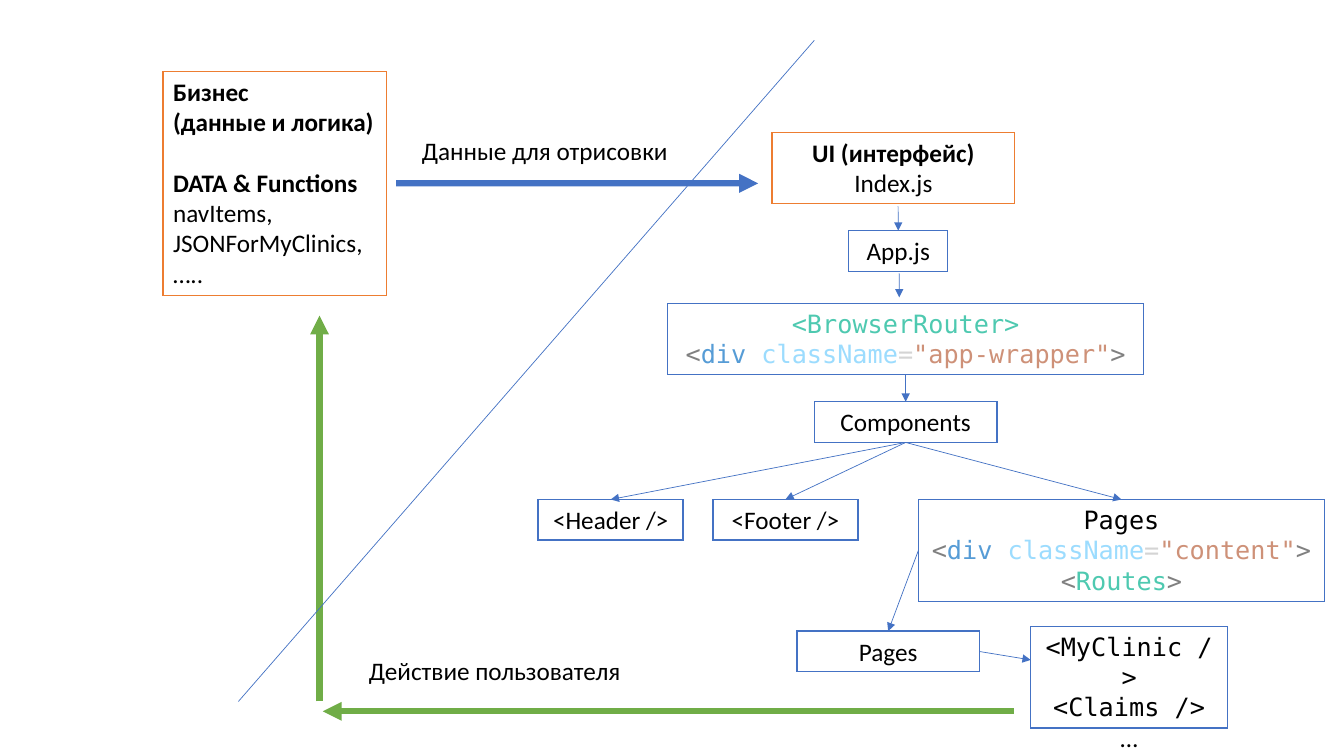
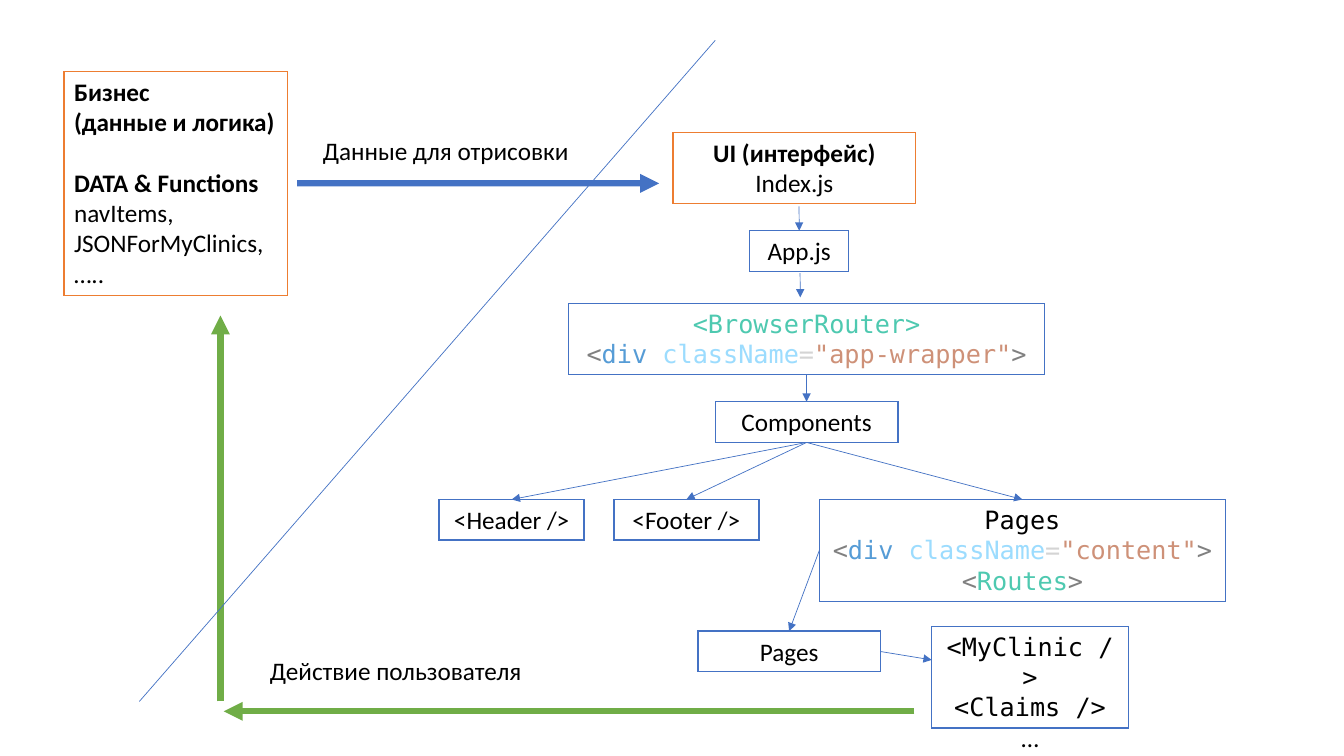
Before and after one commit to DocInfoAM/frontend, a slide deck: slide 4 of clinics-app/Schema.pptx (slide 1 before the commit). Drawn at 1344x756 pixels with LibreOffice and Linux fonts; fonts in the diff are those of the drawing. Boxes give left, top, right and bottom in pixels: in the first picture for what was removed or moved away, otherwise in the second. Text is boxed around its words. In the diff, an @@ line names an element or a change of style, - is before the commit and + after.

```diff
--- a/clinics-app/Schema.pptx
+++ b/clinics-app/Schema.pptx
@@ 11 arrows, 10 rectangles, 2 texts, 1 line: place and size @@
-11 arrows, 10 rectangles, 2 texts, 1 line at [163, 40, 1325, 728]
+11 arrows, 10 rectangles, 2 texts, 1 line at [65, 40, 1226, 728]
```
Also in this commit, not shown: 3 slides added, 6 other files.
